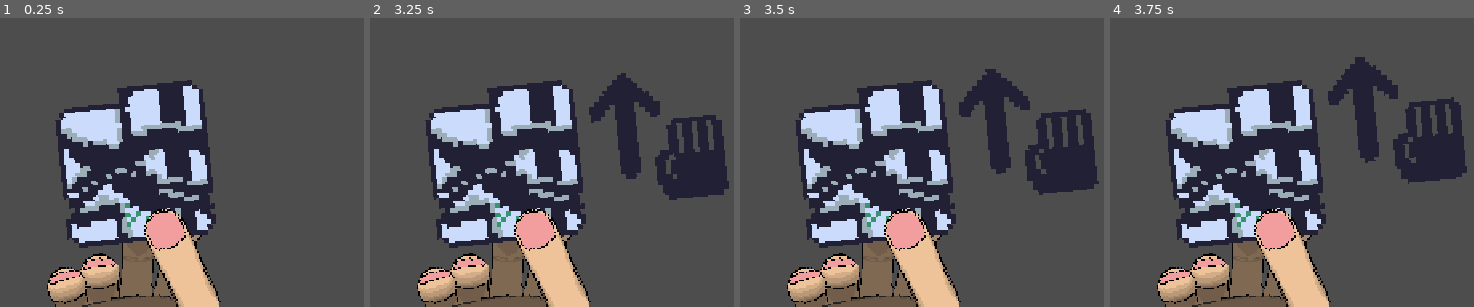
Above: before the commit, frames 1-4 (left to right).
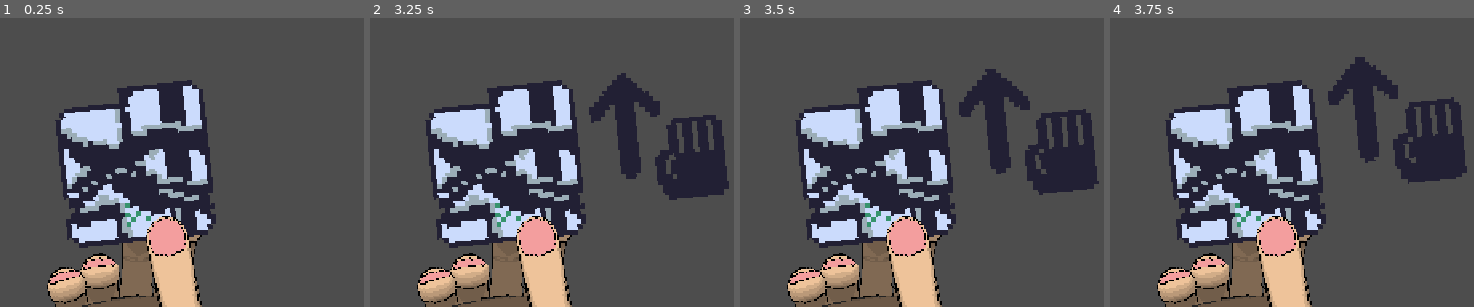
Above: after the commit, the same moments.

Repository: tom-frantz/gmtk-2026
Game: Godot game, scene res://scenes/minigames/crumpled_ticket/minigame_crumpled_ticket.tscn
Same seed, same stepped clock (60 frames per second), same inputs: the game is played once before the commit and once after it. This scene is started directly instead of the project's main scene. Sound files missing from this copy of the repository are replaced by a short silence.
Inputs (mouse positions are % of the whole screen's width and height, from its top left):
- Up to frame 1 (0.25 s): no input
- Up to frame 2 (3.25 s): tap Enter at 0.5, 2 s; move the mouse to (77, 43) at 0.52 s; click (77, 43) at 0.6 s; tap Space at 1.25, 2.75 s; drag from (31, 53) to (68, 75) at 1.27 s; move the mouse to (64, 25) at 2.02 s; click (64, 25) at 2.1 s; drag from (47, 69) to (20, 33) at 2.77 s
- Up to frame 3 (3.5 s): no input
- Up to frame 4 (3.75 s): move the mouse to (86, 64) at 3.52 s; click (86, 64) at 3.6 s
The pictures show only the part of the screen within x 50-100%, y 50-100%; the shares and areas given below are measured in that part.

The runs differ from the first frame. In frame 1, 2.8% of the frame differs, in the area x 39-61%, y 66-100%; in frame 2, 2.8%; in frame 3, 2.8%; in frame 4, 2.8%.

Commit message:
Add crinkles to bus ticket minigame

Diff:
--- a/scenes/minigames/crumpled_ticket/crumpled_ticket.gd
+++ b/scenes/minigames/crumpled_ticket/crumpled_ticket.gd
@@ -13,6 +13,7 @@
 var mouse_last: Vector2 = Vector2.INF
 var ticket_sprite: Sprite2D
 var ticket_collider: CollisionShape2D
+var crinkle_sound: AudioStreamPlayer
 
 const HOVER_HEIGHTS: Array[float] = [   31, 36, 36, 42, 48, 58, 62, 62 ]
 const HOVER_Y: Array[float]       = [ 15.5, 13, 13, 10,  7,  2,  0,  0 ]
@@ -20,6 +21,7 @@
 func _ready() -> void:
     ticket_sprite = %TicketSprite
     ticket_collider = %TicketHover
+    crinkle_sound = %CrinkleSound
 
 func _process(_delta: float) -> void:
     var mouse_current: Vector2 = get_local_mouse_position()
@@ -34,6 +36,7 @@
     mouse_last = mouse_current
 
 func uncrumple() -> void:
+    crinkle_sound.play()
     ticket_sprite.frame += 1
     var tc_shape: RectangleShape2D = ticket_collider.shape
     tc_shape.size.y = HOVER_HEIGHTS[ticket_sprite.frame]
--- a/scenes/minigames/crumpled_ticket/minigame_crumpled_ticket.tscn
+++ b/scenes/minigames/crumpled_ticket/minigame_crumpled_ticket.tscn
@@ -12,11 +12,23 @@
 [ext_resource type="AudioStream" uid="uid://c1v77h4rgrwmw" path="res://assets/sound/fx/win_minigame.wav" id="10_u7sap"]
 [ext_resource type="Texture2D" uid="uid://cnfu80rkpy6h2" path="res://assets/thought_bubble.png" id="11_0i0rq"]
 [ext_resource type="FontFile" uid="uid://df481jg3bvt8e" path="res://assets/font/PixelifySans.ttf" id="11_pymaf"]
+[ext_resource type="AudioStream" uid="uid://c1q6u336lgi3q" path="res://assets/sound/fx/crinkle_1.wav" id="13_uokl8"]
+[ext_resource type="AudioStream" uid="uid://bxyxtq1bnu8h8" path="res://assets/sound/fx/crinkle_2.wav" id="14_dnbhw"]
+[ext_resource type="AudioStream" uid="uid://cs33rn8dq62gy" path="res://assets/sound/fx/crinkle_3.wav" id="15_mtd4c"]
+[ext_resource type="AudioStream" uid="uid://baj4dpptio0em" path="res://assets/sound/fx/crinkle_4.wav" id="16_dnbhw"]
 
 [sub_resource type="LabelSettings" id="LabelSettings_r1ynv"]
 font = ExtResource("11_pymaf")
 font_size = 64
 font_color = Color(0, 0, 0, 1)
+
+[sub_resource type="AudioStreamRandomizer" id="AudioStreamRandomizer_7tylt"]
+random_pitch = 1.2425753
+streams_count = 4
+stream_0/stream = ExtResource("13_uokl8")
+stream_1/stream = ExtResource("14_dnbhw")
+stream_2/stream = ExtResource("15_mtd4c")
+stream_3/stream = ExtResource("16_dnbhw")
 
 [node name="MinigameCrumpledTicket" type="Node2D" unique_id=750537635]
 script = ExtResource("1_8u4w2")
@@ -70,8 +82,8 @@
 
 [node name="Sprite2D" type="Sprite2D" parent="." unique_id=1964559488]
 texture_filter = 1
-position = Vector2(447, 472.99994)
-rotation = 2.7089183
+position = Vector2(549, 394.00006)
+rotation = 2.949634
 scale = Vector2(1.5794761, 1.6117032)
 texture = ExtResource("3_wou8l")
 offset = Vector2(-146.35669, -355.17096)
@@ -148,6 +160,12 @@
 my pocket !"
 label_settings = SubResource("LabelSettings_r1ynv")
 
+[node name="CrinkleSound" type="AudioStreamPlayer" parent="." unique_id=1746694283]
+unique_name_in_owner = true
+stream = SubResource("AudioStreamRandomizer_7tylt")
+volume_db = -4.0
+pitch_scale = 3.0
+
 [connection signal="fully_uncrumpled" from="CrumpledTicket" to="." method="_on_crumpled_ticket_fully_uncrumpled"]
 
 [editable path="LevelTimer"]
Not shown, added: assets/sound/fx/crinkle_1.wav.import
Not shown, added: assets/sound/fx/crinkle_2.wav.import
Not shown, added: assets/sound/fx/crinkle_3.wav.import
Not shown, added: assets/sound/fx/crinkle_4.wav.import
Not shown, added: assets/sound/fx/crinkle_long.wav.import
Not shown, added: assets/sound/fx/crinkle_1.wav
Not shown, added: assets/sound/fx/crinkle_2.wav
Not shown, added: assets/sound/fx/crinkle_3.wav
Not shown, added: assets/sound/fx/crinkle_4.wav
Not shown, added: assets/sound/fx/crinkle_long.wav
